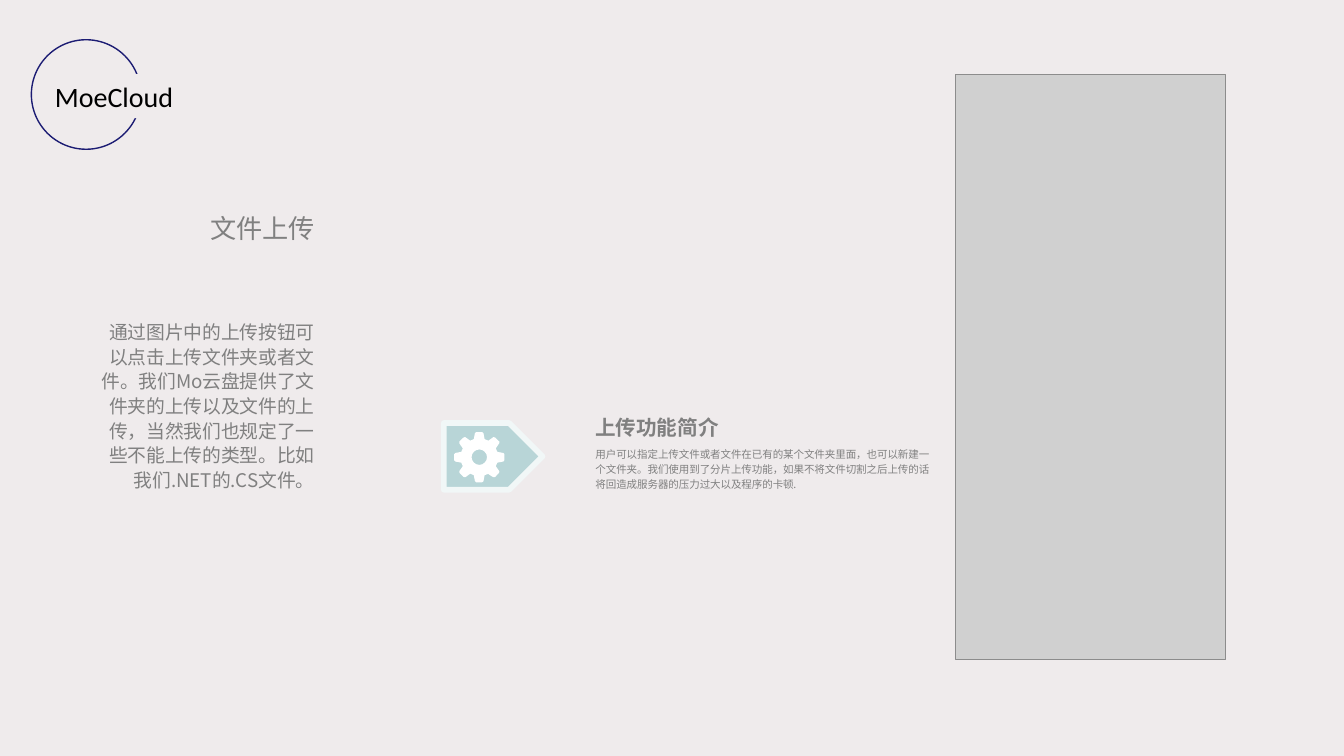
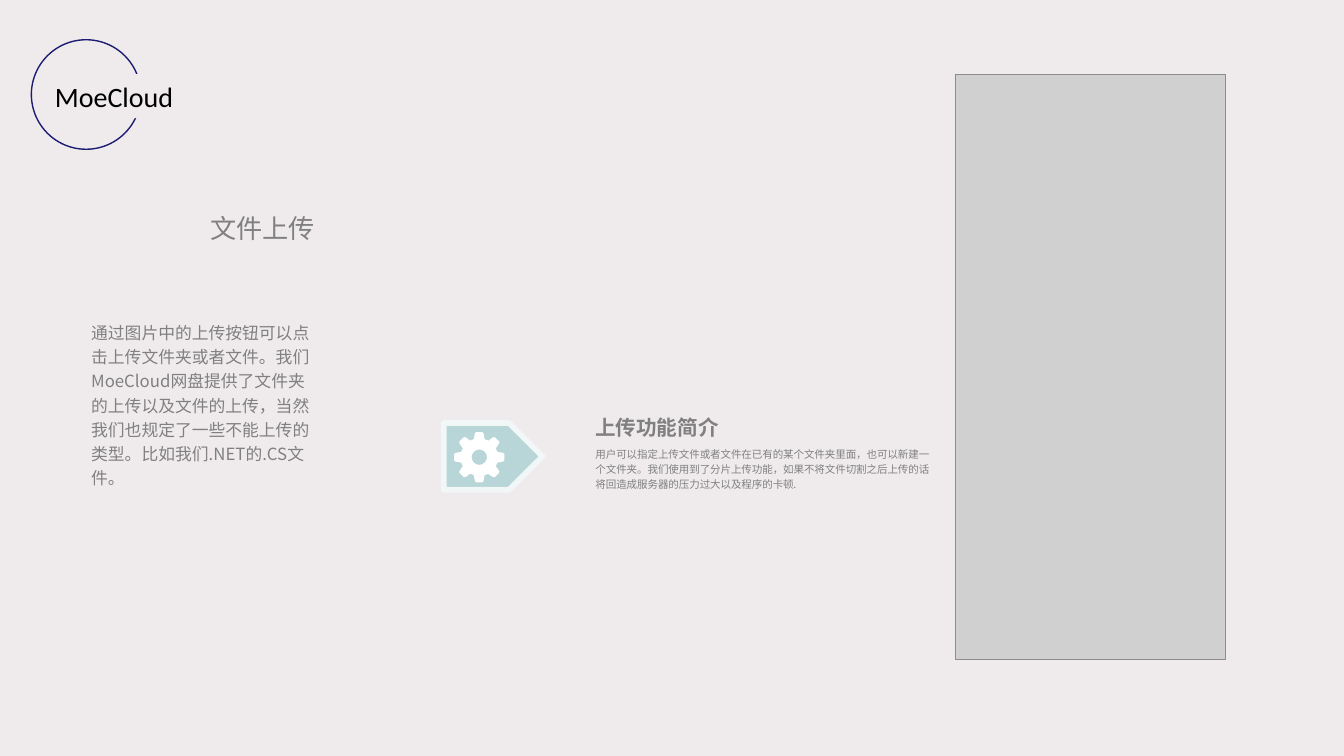
Before and after one commit to HopuTeam/MoeCloud, a slide deck: slide 7 of MoeCloud.pptx. Drawn at 1344x756 pixels with LibreOffice and Linux fonts; fonts in the diff are those of the drawing; grey boxes stand for pictures. Boxes give left, top, right and bottom in pixels: in the first picture for what was removed or moved away, otherwise in the second. Text is boxed around its words. In the diff, an @@ line names an element or a change of style, - is before the commit and + after.

```diff
--- a/MoeCloud.pptx
+++ b/MoeCloud.pptx
@@ text at (x1=91, y1=325, x2=309, y2=485): text changed; size 13.3 to 12 pt @@
-通过图片中的上传按钮可以点击上传文件夹或者文件。我们Mo云盘提供了文件夹的上传以及文件的上传，当然我们也规定了一些不能上传的类型。比如我们.NET的.CS文件。
+通过图片中的上传按钮可以点击上传文件夹或者文件。我们MoeCloud网盘提供了文件夹的上传以及文件的上传，当然我们也规定了一些不能上传的类型。比如我们.NET的.CS文件。
```
Also in this commit, not shown: 11 other slides changed, 2 slides added, 1 slide removed, 11 other files.
